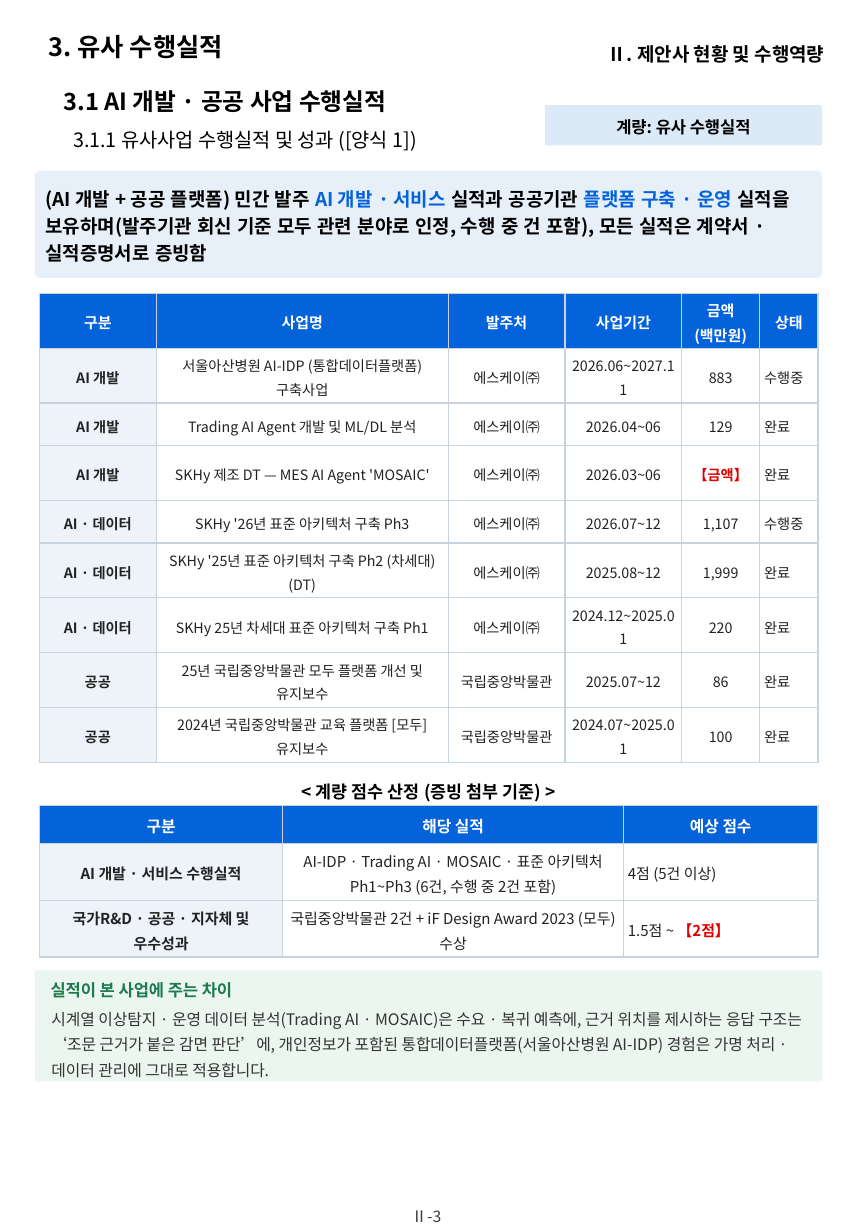
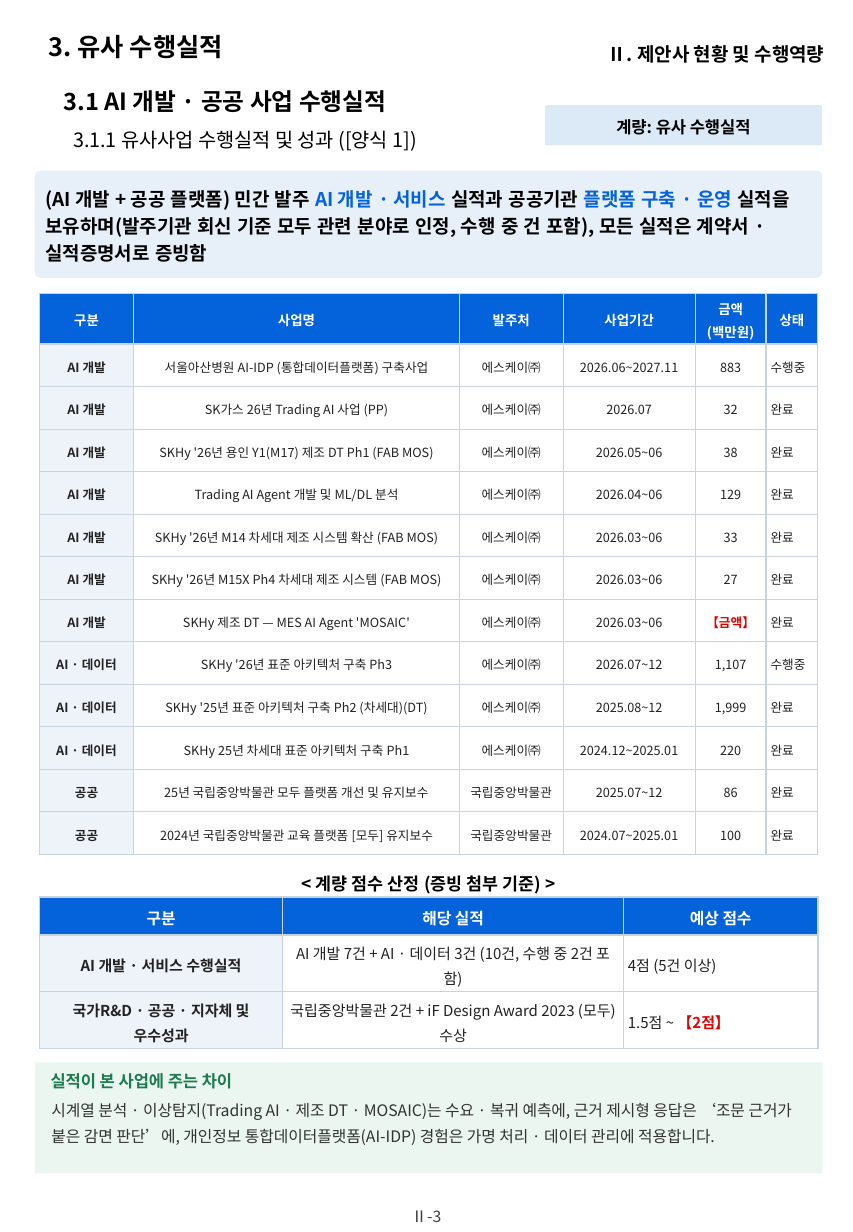
Before and after one commit to hwangsteeve-tech/hbjw, a slide deck: slide 9 of proposals/2026-11_dsit-parking-ai/dsit_proposal.pptx. Drawn at 853x1232 pixels with LibreOffice and Linux fonts; fonts in the diff are those of the drawing; background and template pictures are left out. Boxes give left, top, right and bottom in pixels: in the first picture for what was removed or moved away, otherwise in the second. Text is boxed around its words. In the diff, an @@ line names an element or a change of style, - is before the commit and + after.

```diff
--- a/proposals/2026-11_dsit-parking-ai/dsit_proposal.pptx
+++ b/proposals/2026-11_dsit-parking-ai/dsit_proposal.pptx
@@ table at (40,293,818,854) @@
+row 3: AI 개발 | SK가스 26년 Trading AI 사업 (PP) | 에스케이㈜ | 2026.07 | 32 | 완료
+row 4: AI 개발 | SKHy '26년 용인 Y1(M17) 제조 DT Ph1 (FAB MOS) | 에스케이㈜ | 2026.05~06 | 38 | 완료
+row 6: AI 개발 | SKHy '26년 M14 차세대 제조 시스템 확산 (FAB MOS) | 에스케이㈜ | 2026.03~06 | 33 | 완료
+row 7: AI 개발 | SKHy '26년 M15X Ph4 차세대 제조 시스템 (FAB MOS) | 에스케이㈜ | 2026.03~06 | 27 | 완료
@@ table at (40,897,819,1050) @@
-row 2, column 2: AI-IDP · Trading AI · MOSAIC · 표준 아키텍처 Ph1~Ph3 (6건, 수행 중 2건 포함)
+row 2, column 2: AI 개발 7건 + AI · 데이터 3건 (10건, 수행 중 2건 포함)
@@ 2 texts, 1 table, 1 rectangle: place and size @@
-2 texts, 1 table, 1 rectangle at (35,783,823,1082)
+2 texts, 1 table, 1 rectangle at (35,875,823,1174)
@@ text at (51,1103,793,1145): text changed @@
-시계열 이상탐지 · 운영 데이터 분석(Trading AI · MOSAIC)은 수요 · 복귀 예측에, 근거 위치를 제시하는 응답 구조는 ‘조문 근거가 붙은 감면 판단’에, 개인정보가 포함된 통합데이터플랫폼(서울아산병원 AI-IDP) 경험은 가명 처리 · 데이터 관리에 그대로 적용합니다.
+시계열 분석 · 이상탐지(Trading AI · 제조 DT · MOSAIC)는 수요 · 복귀 예측에, 근거 제시형 응답은 ‘조문 근거가 붙은 감면 판단’에, 개인정보 통합데이터플랫폼(AI-IDP) 경험은 가명 처리 · 데이터 관리에 적용합니다.
```
Also in this commit, not shown: 1 other file.
